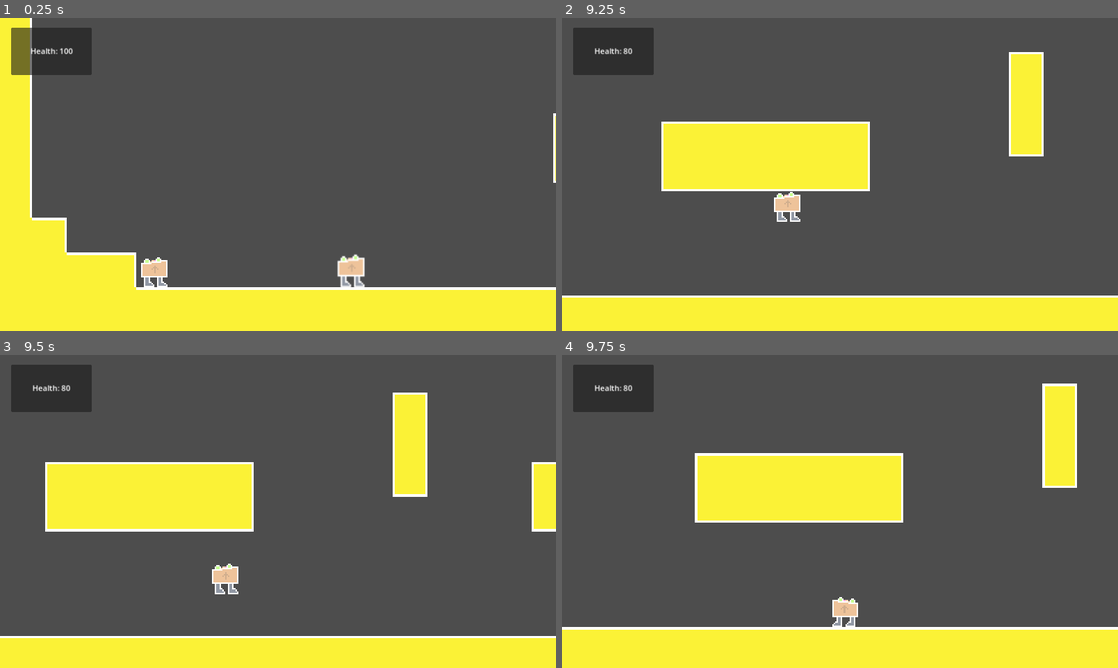
Above: before the commit, frames 1-4 (two rows, left to right).
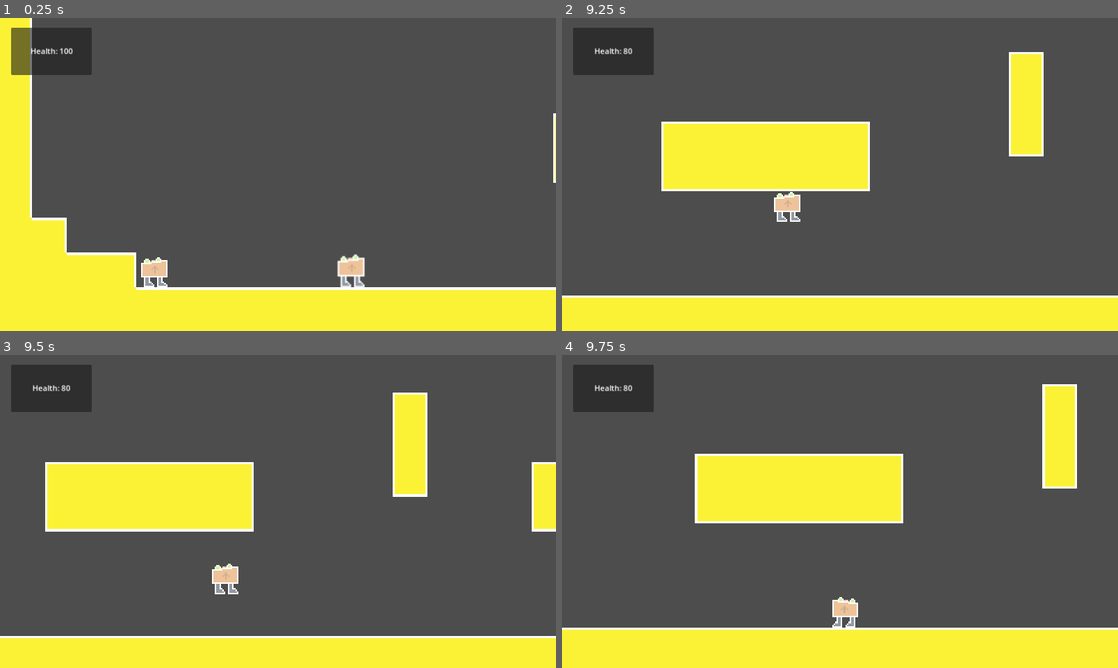
Above: after the commit, the same moments.

Repository: ShardHero/Main
Game: Godot game, scene res://scenes/level1.tscn
The game is run twice, just before and just after one commit, with the same random seed, the same clock (stepped at 60 frames per second) and the same inputs.
Inputs:
- Up to frame 1 (0.25 s): no input
- Up to frame 2 (9.25 s): tap Enter (ui_accept) at 0.5, 0.77, 1.52, 3.02, 3.77, 4.52, 6.02, 6.77, 7.52, 9.02 s; hold Right (ui_right) 0.53-2.03 s; hold Left (ui_left) 2.03-2.78 s; hold Right (ui_right) 2.78-4.28 s; hold Left (ui_left) 4.28-5.03 s; hold Right (ui_right) 5.03-5.78 s; hold Left (ui_left) 5.78-7.28 s; hold Right (ui_right) from 7.28 s (still down)
- Up to frame 3 (9.5 s): keep holding Right (ui_right)
- Up to frame 4 (9.75 s): release Right (ui_right) at 9.53 s; hold Left (ui_left) from 9.53 s (still down)

Frames 1-3 are identical in both runs. In frame 4, 0.5% of the frame differs, in the area x 0-100%, y 9-88%.

Commit message:
Found problems with hard x limits. And glitch that happens when falling too long resulting in camera dropping too low. Fixed both.

Diff:
--- a/scenes/game_manager.gd
+++ b/scenes/game_manager.gd
@@ -9,12 +9,15 @@
 
 func _process(delta):
 	#print("Player x Vel: ",player.velocity.x)
-	print("Player x Pos: ", player.position.x)
-	print("Camera x Pos: ", camera.position.x)
-	#print("Player y Pos: ", player.position.y)
-	#print("Camera y Pos: ", camera.position.y)
+	#print("Player x Pos: ", player.position.x)
+	#print("Camera x Pos: ", camera.position.x)
+	print("Player y Pos: ", player.position.y)
+	print("Camera y Pos: ", camera.position.y)
 
 	if player.position.y < 2 and player.position.y > -1:
+		camera.position.y = 420
+
+	if camera.position.y > 420:
 		camera.position.y = 420
 
 	if player.is_on_floor():
@@ -34,10 +37,10 @@
 				camera.position.y = 265
 
 	if Input.is_action_pressed("ui_right"):
-		if player.position.x + 300 < 4600 && player.position.x > 40:
-			if player.velocity[0] != 0:
+		if player.velocity[0] != 0:
+			if player.position.x + 300 < 4600 && player.position.x > 40:
 				camera.position.x = player.get_position()[0] + 300;
-			if player.position.x > 4900:
+			if player.position.x > 4300:
 				camera.position.x = 4600
 
 	if Input.is_action_pressed("ui_left"):
